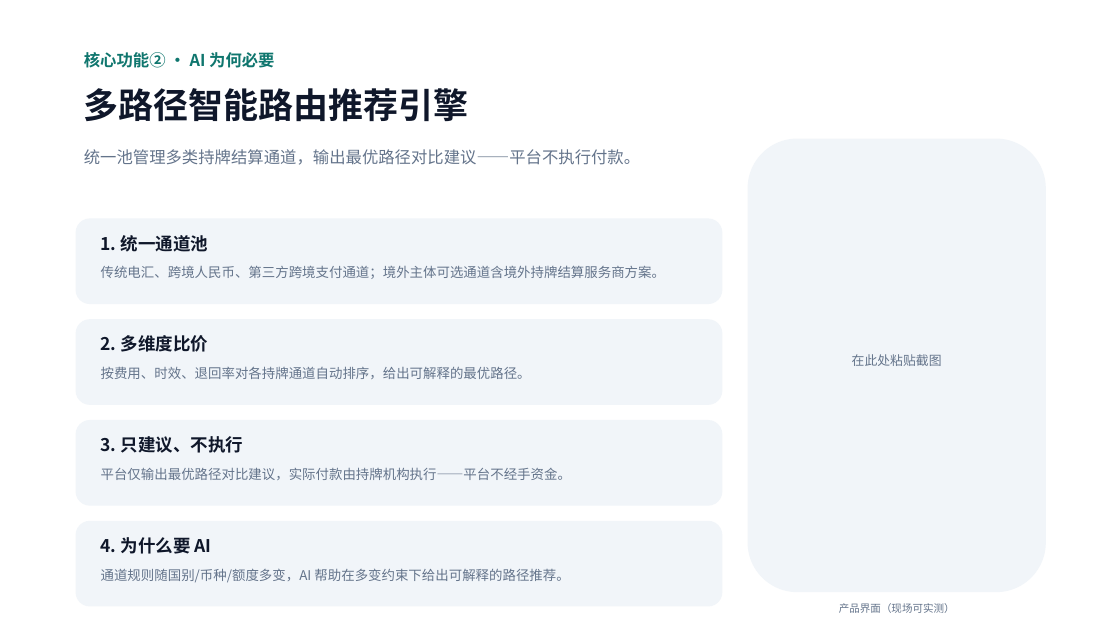
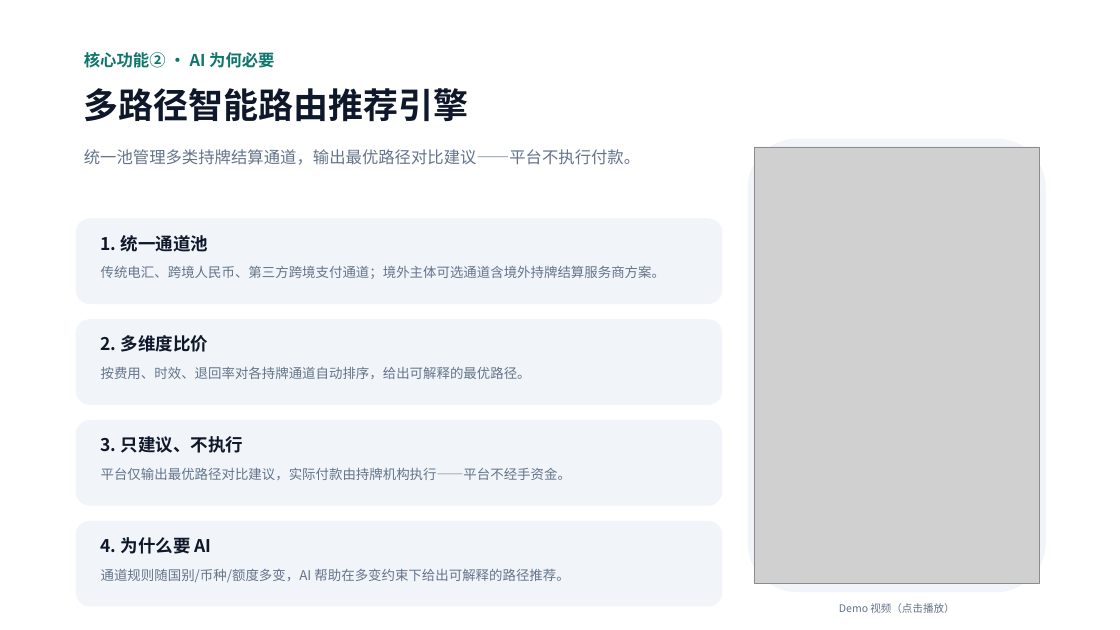
Before and after one commit to Michael-4753/flowguard-payout, a slide deck: slide 7 of public/FlowGuard-Hackathon-Pitch.pptx. Drawn at 1120x630 pixels with LibreOffice and Linux fonts; fonts in the diff are those of the drawing; grey boxes stand for pictures. Boxes give left, top, right and bottom in pixels: in the first picture for what was removed or moved away, otherwise in the second. Text is boxed around its words. In the diff, an @@ line names an element or a change of style, - is before the commit and + after.

Commit message:
eazo: sync 2026-08-15T10:33:59Z

```diff
--- a/public/FlowGuard-Hackathon-Pitch.pptx
+++ b/public/FlowGuard-Hackathon-Pitch.pptx
@@ picture added at bbox=[755, 147, 1040, 584] @@
@@ text removed at bbox=[852, 354, 942, 366] @@
-在此处粘贴截图
@@ text at bbox=[839, 603, 954, 613]: text changed @@
-产品界面（现场可实测）
+Demo 视频（点击播放）
```
